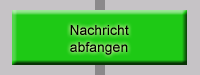
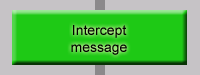
Before/after of a 200px x 75px layered artwork. What changed in the layer stack:
renamed "Nachricht abfangen" to "Intercept message", painted on it over bbox(70, 25, 129, 55)
